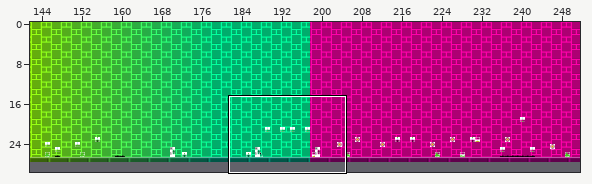
Tiled map -- levels/chr_data/tmx/polargeist.tmx. Above, an overview of the earlier version with the close-up marked.
Close-up. Before:
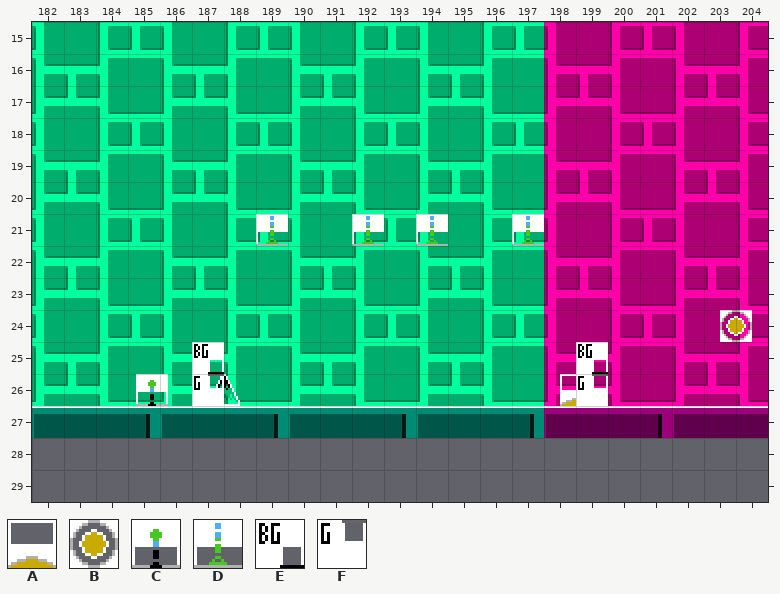
Cells are 16x16 px. Shown: x 182..204, y 15..29. The commit also changed other parts of the map, which this record leaves out. Not drawn, because the pictures are missing: unchanged layer "Layer 2".
Key: from "sprites": A 10 "Yellow pad", B 11 "Yellow orb", C 43 "Decoration 43", D 45 "Decoration 45", E 256 "BG colour trigger", F 257 "Ground colour trigger".
Objects are placed by their top-left corner, in cells (3,4 is the top-left corner of cell 3,4); size is 1x1 cell unless given.
Layers that did not change in this view are not listed.
Objects on layer "SP" before:
D "Decoration 45" at 189,21
D "Decoration 45" at 192,21
D "Decoration 45" at 194,21
D "Decoration 45" at 197,21
B "Yellow orb" at 203.5,24
E "BG colour trigger" at 187,25
E "BG colour trigger" at 199,25
C "Decoration 43" at 185.2,26
F "Ground colour trigger" at 187,26
A "Yellow pad" at 198.5,26
F "Ground colour trigger" at 199,26
Now the later version:
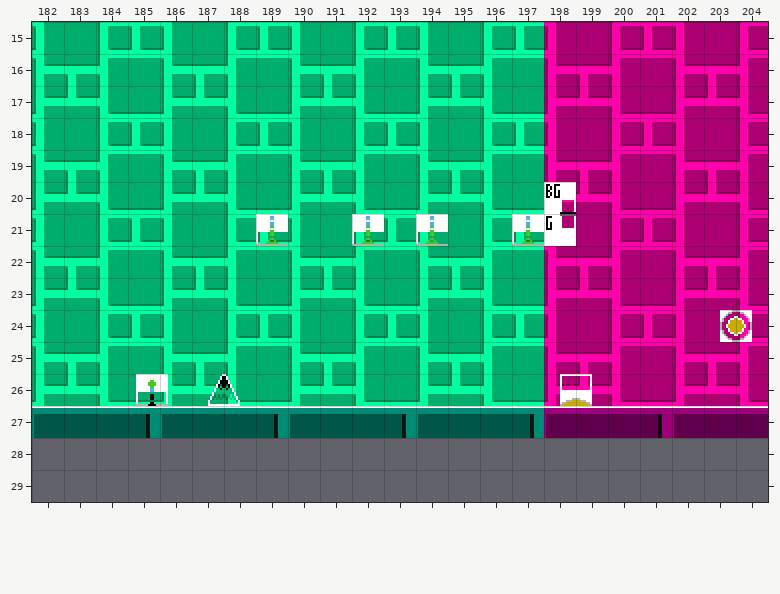
The exact change:
Layer "SP":
added: E "BG colour trigger" at 198,20
added: F "Ground colour trigger" at 198,21
removed: E "BG colour trigger" at 187,25
removed: E "BG colour trigger" at 199,25
removed: F "Ground colour trigger" at 187,26
removed: F "Ground colour trigger" at 199,26
